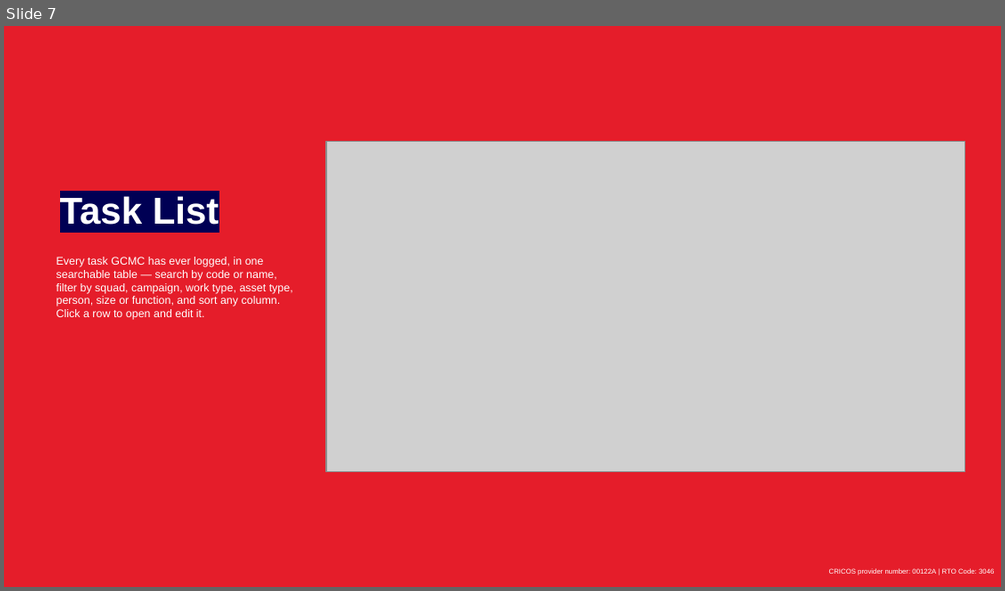
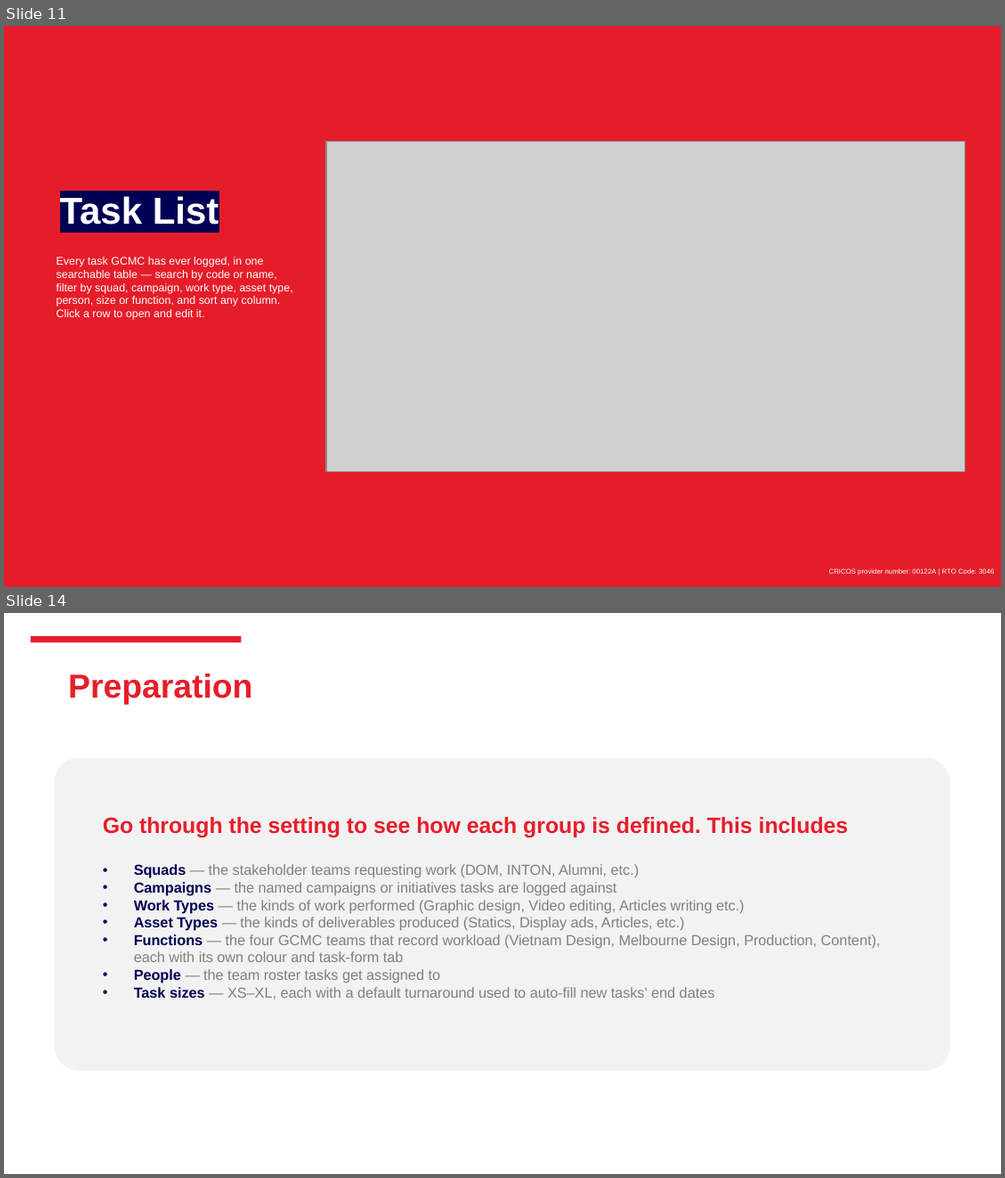
Before and after one commit to westmere7/Mel_WorkloadReport, a slide deck: Docs/Workload Report User Guide.pptx. Shown one above the other, each under a label of ours: slide 7 before the commit, slides 11 and 14 after it; the slides between them are not shown. The pictures are 1005x591 and 1005x1178 pixels, drawn with LibreOffice and Linux fonts; fonts in the diff are those of the drawing; grey boxes stand for pictures; background and template pictures are left out. Boxes give left, top, right and bottom in pixels: in the first picture for what was removed or moved away, otherwise in the second. Text is boxed around its words. In the diff, an @@ line names an element or a change of style, - is before the commit and + after.

```diff
--- a/Docs/Workload Report User Guide.pptx
+++ b/Docs/Workload Report User Guide.pptx
@@ slide 14 added at [4,613,1001,1174], background #FFFFFF @@
@@ freeform shape added at [31,636,242,641], fill #E61E2A @@
@@ text added at [68,674,252,705], 24 pt, text #E61E2A, bold @@
+Preparation
@@ rounded rectangle added at [55,757,950,1070], fill #F2F2F2 @@
@@ text added at [103,817,849,838], 16 pt, text #E61E2A, bold @@
+Go through the setting to see how each group is defined. This includes
@@ text added at [134,864,881,999], 10.5 pt, text #808080 @@
+• Squads — the stakeholder teams requesting work (DOM, INTON, Alumni, etc.)
+• Campaigns — the named campaigns or initiatives tasks are logged against
+• Work Types — the kinds of work performed (Graphic design, Video editing, Articles writing etc.)
+• Asset Types — the kinds of deliverables produced (Statics, Display ads, Articles, etc.)
+• Functions — the four GCMC teams that record workload (Vietnam Design, Melbourne Design, Production, Content), each with its own colour and task-form tab
+• People — the team roster tasks get assigned to
+• Task sizes — XS–XL, each with a default turnaround used to auto-fill new tasks' end dates
@@ what was slide 7 is now slide 11 @@
```
Also in this commit, not shown: 6 slides changed, 9 other slides added, 5 slides removed.
